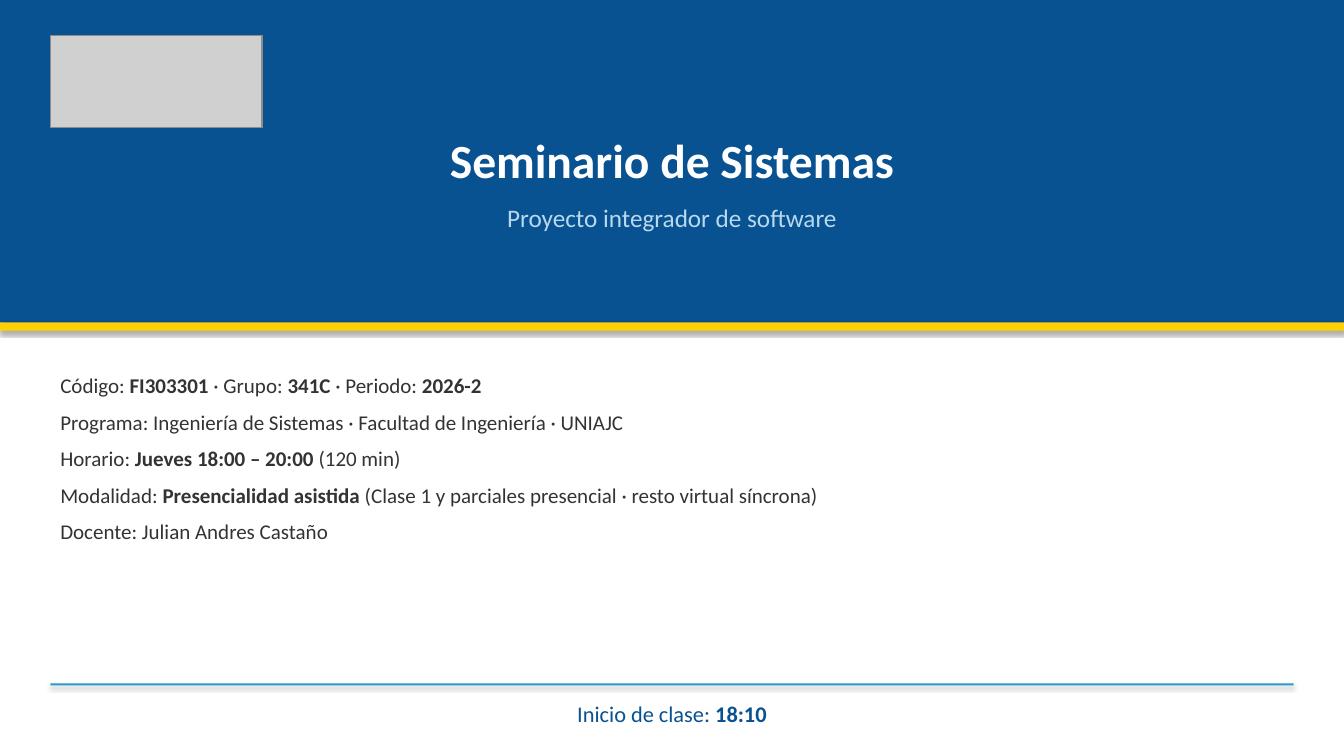
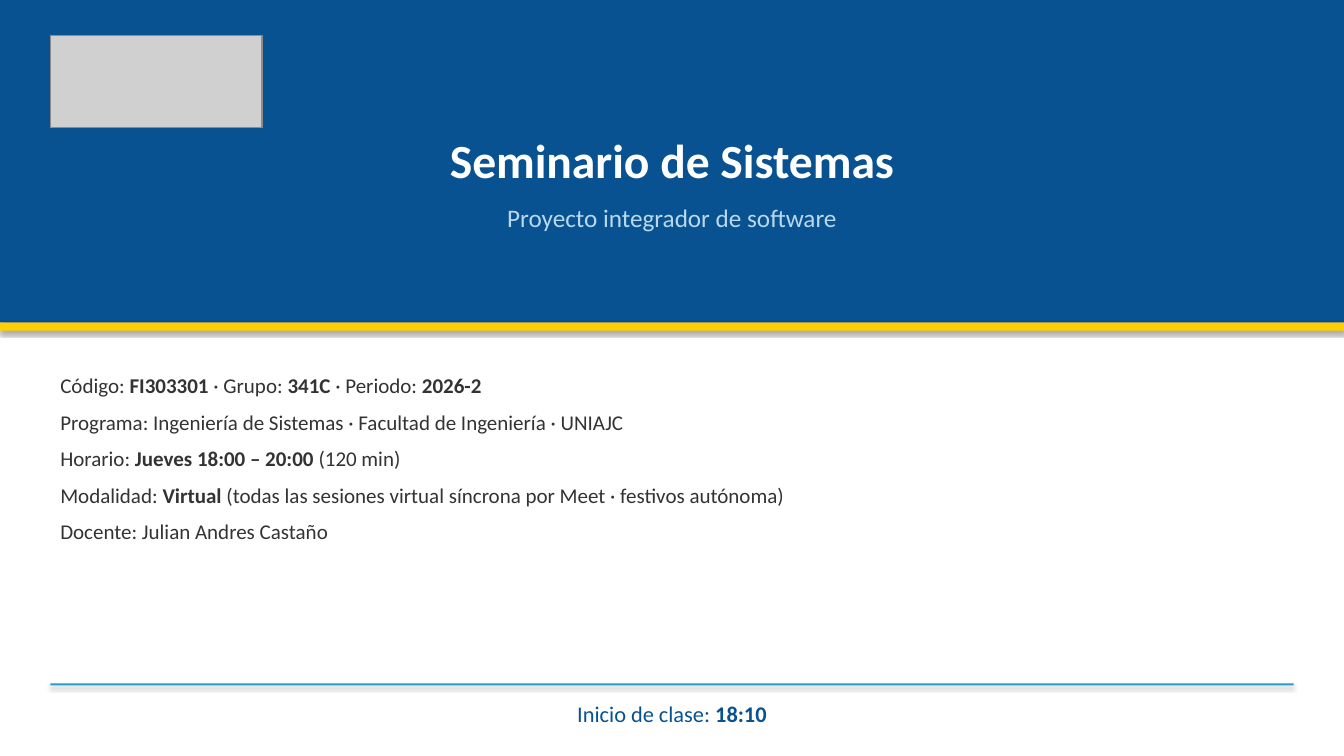
Before and after one commit to AndresDFX/UNIAJ, a slide deck: slide 1 of Seminario de Sistemas/Clases/Presentacion del Curso - Seminario de Sistemas.pptx. Drawn at 1344x756 pixels with LibreOffice and Linux fonts; fonts in the diff are those of the drawing; grey boxes stand for pictures. Boxes give left, top, right and bottom in pixels: in the first picture for what was removed or moved away, otherwise in the second. Text is boxed around its words. In the diff, an @@ line names an element or a change of style, - is before the commit and + after.

```diff
--- a/Seminario de Sistemas/Clases/Presentacion del Curso - Seminario de Sistemas.pptx
+++ b/Seminario de Sistemas/Clases/Presentacion del Curso - Seminario de Sistemas.pptx
@@ text at (x1=60, y1=488, x2=784, y2=507): text changed @@
-Modalidad: Presencialidad asistida (Clase 1 y parciales presencial · resto virtual síncrona)
+Modalidad: Virtual (todas las sesiones virtual síncrona por Meet · festivos autónoma)
```
Also in this commit, not shown: 2 other slides changed, 59 other files.
